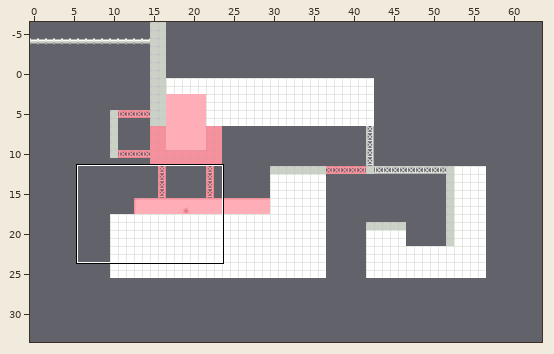
Tiled map (JSON) -- public/assets/levels/bomb-uppercut.json. Above: a wide view before the commit, with the close-up outlined.
Close-up. Before the commit:
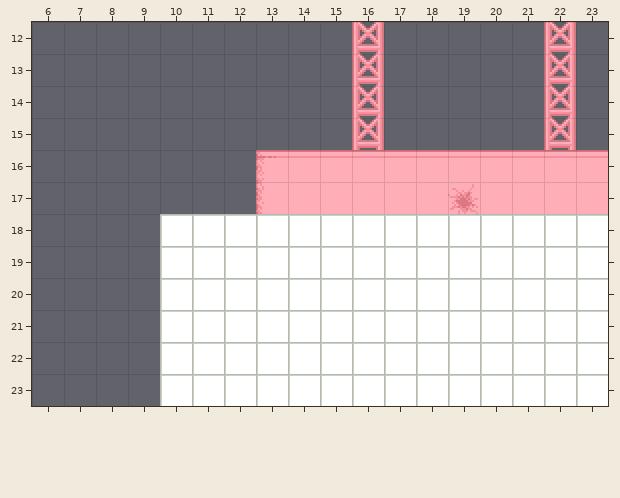
Cells are 16x16 px. Shown: x 6..23, y 12..23. The commit also changed other parts of the map, which this record leaves out. The old version is drawn lined up with the new one.
The same view after the edit:
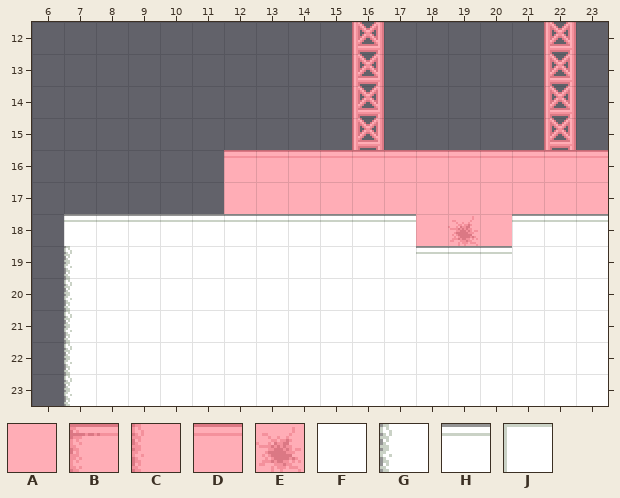
Key: from "bg-tileset": A 3, B 9, C 15, D 21, E 36; from "tilleset": F 3, G 15, H 21, J 32.
_ is an empty cell.
From old to new:
map size 57x32 -> 64x34 cells (old content now starts at 0,-6; both pictures use the new coordinates)
Layer "Tile Layer 2":
Tile C becomes tile A in row 17 at x 13.
Tile E becomes tile A in row 17 at x 19.
The author put tile A in row 17 at x 12; in row 18 at x 18 and 20.
Tile B becomes tile D in row 16 at x 13.
The author put tile D in row 16 at x 12.
The author put tile E in row 18 at x 19.
Layer "Tile Layer 1":
Tile J becomes tile F in row 19 at x 10 to 17 and 21 to 23; in rows 20 to 23 at x 10 to 23.
The author put tile F in rows 19 to 23 at x 8 to 9.
The author put tile G in rows 19 to 23 at x 7.
Tile J becomes tile H in row 18 at x 10 to 17 and 21 to 23; in row 19 at x 18 to 20.
The author put tile H in row 18 at x 7 to 9.
The author cleared tile J in row 18 at x 18 to 20.
Pixel boxes of the changes (left, top, right, bottom) in both close-ups:
changed: (64, 150, 608, 406)
